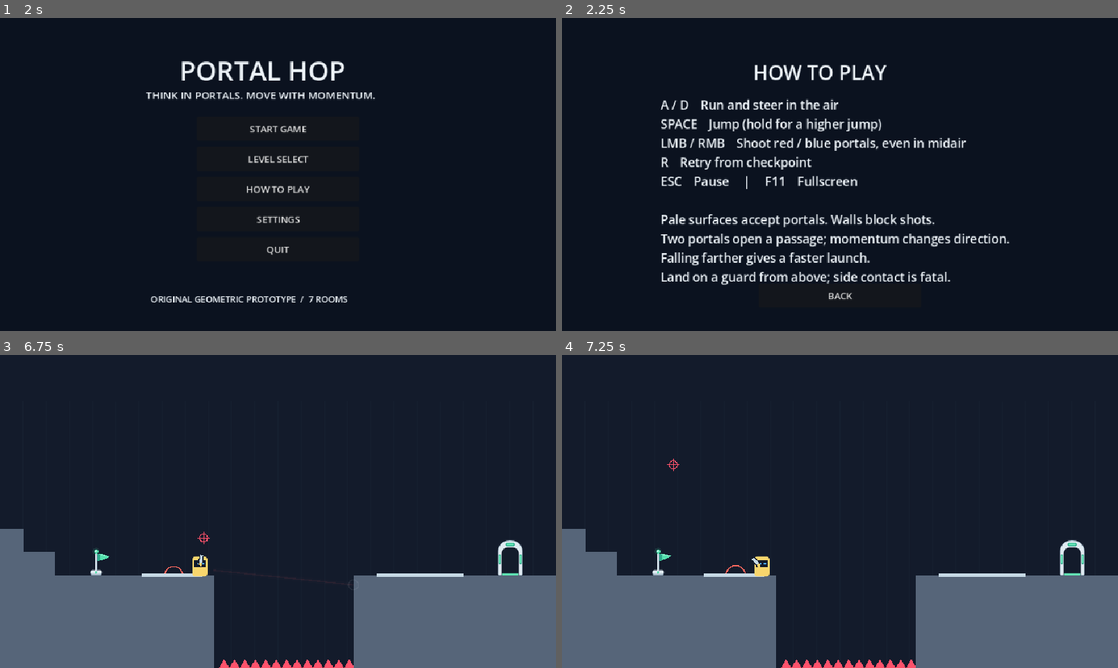
Above: before the commit, frames 1-4 (two rows, left to right).
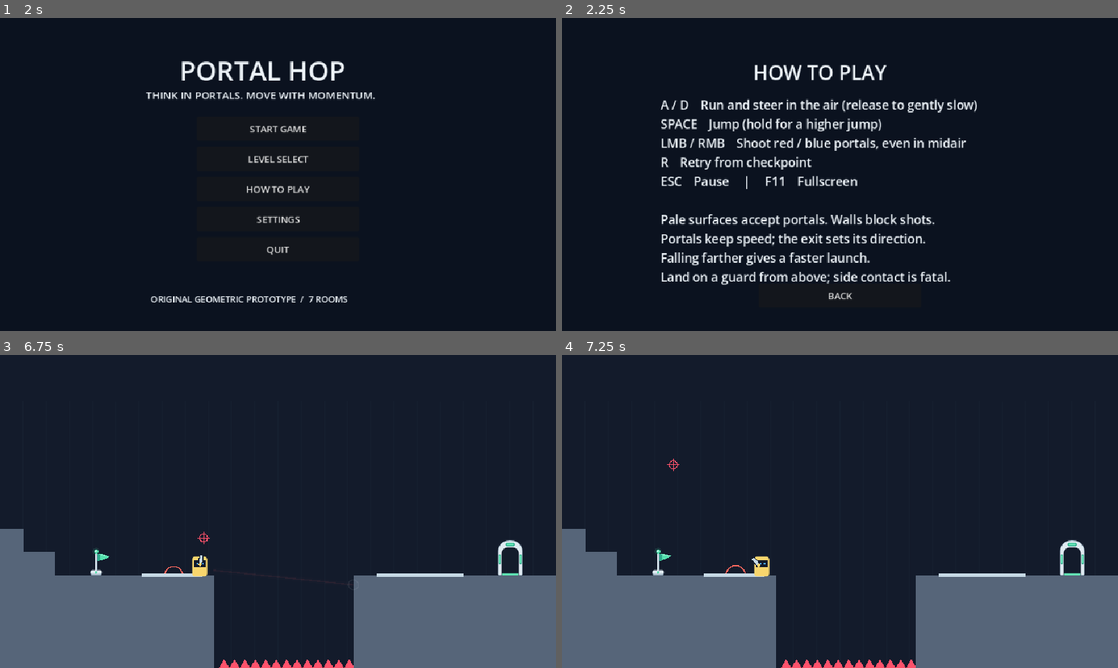
Above: after the commit, the same moments.

Repository: ackinick3/portal-hop
Game: Godot game, scene res://scenes/main.tscn
Same seed, same stepped clock (60 frames per second), same inputs: the game is played once before the commit and once after it.
Inputs (mouse positions are in pixels of both pictures, inside the frame that each line leads up to):
- Up to frame 1 (2 s): click "LEVEL SELECT" at 0.5 s; click "BACK" at 1.25 s
- Up to frame 2 (2.25 s): click "HOW TO PLAY" at 2 s
- Up to frame 3 (6.75 s): click "BACK" at 2.75 s; click "START GAME" at 3.5 s; tap Enter at 4.25 s; move the mouse to (400, 495) at 4.27 s; hold D (move_right) 4.28-5 s; hold Space (jump) 4.28-5 s; click (400, 495) at 4.42 s; drag from (166, 527) to (250, 574) at 5.02 s; tap Space (jump) at 5.75 s; move the mouse to (333, 442) at 5.77 s; hold D (move_right) 5.78-6.5 s; hold Space (jump) 5.78-6.5 s; drag from (250, 574) to (111, 464) at 6.52 s
- Up to frame 4 (7.25 s): no input

Frame 1 is identical in both runs. In frame 2, 1.6% of the frame differs, in the area x 17-81%, y 25-74%; in frame 3, less than 0.1%; in frame 4, less than 0.1%.

Commit message:
feat: simplify portal exit direction and ease seventh room

Diff:
--- a/actors/player.gd
+++ b/actors/player.gd
@@ -50,8 +50,10 @@
 		var acceleration := 2300.0 if axis == 0 else 1400.0
 		velocity.x = move_toward(velocity.x, axis * 210, acceleration * delta)
 	else:
-		# Preserve launch momentum; inputs change it gradually rather than clamping.
-		if axis != 0 and (absf(velocity.x) < 210 or signf(velocity.x) != axis):
+		# Gently settle released horizontal drift without clamping a fast launch.
+		if axis == 0:
+			velocity.x = move_toward(velocity.x, 0, 90 * delta)
+		elif absf(velocity.x) < 210 or signf(velocity.x) != axis:
 			velocity.x += axis * 380 * delta
 	velocity.y += 900 * delta
 	if buffer > 0 and coyote > 0:
--- a/levels/maps.gd
+++ b/levels/maps.gd
@@ -17,7 +17,7 @@
 		5:
 			return {"name":"AIRBORNE RELAY", "spawn":Vector2(665,115), "goal":Rect2(908,306,42,54), "blocks":[Rect2(0,480,560,60 …(436 unchanged characters)…
 		6:
-			return {"name":"MIDAIR SWITCHBACK", "spawn":Vector2(378,115), "goal":Rect2(330,6,42,54), "blocks":[Rect2(0,480,960,60),Rect2(340,130,120,18),Rect2(155,25,25,280),Rect2(780,300,20,180),Rect2(260,300,140,18),Rect2(250,210,10,60),Rect2(290,60,110,18)], "faces":[face(Vector2(480,480),Vector2(600,480),Vector2.UP),face(Vector2(180,35),Vector2(180,305),Vector2.RIGHT),face(Vector2(780,330),Vector2(780,480),Vector2.LEFT),face(Vector2(264,300),Vector2(396,300),Vector2.UP)], "hint":"Launch right. I …(143 unchanged characters)…
+			return {"name":"MIDAIR SWITCHBACK", "spawn":Vector2(378,125), "goal":Rect2(360,6,42,54), "blocks":[Rect2(0,480,960,60),Rect2(340,140,120,18),Rect2(155,25,25,280),Rect2(780,300,20,180),Rect2(200,380,150,18),Rect2(290,60,150,18)], "faces":[face(Vector2(480,480),Vector2(600,480),Vector2.UP),face(Vector2(180,35),Vector2(180,305),Vector2.RIGHT),face(Vector2(780,330),Vector2(780,480),Vector2.LEFT),face(Vector2(200,380),Vector2(350,380),Vector2.UP)], "hint":"Launch right. I …(143 unchanged characters)…
 	return {}
 
 static func face(a: Vector2, b: Vector2, n: Vector2) -> Dictionary:
--- a/portals/system.gd
+++ b/portals/system.gd
@@ -15,8 +15,8 @@
 static func tangent(n: Vector2) -> Vector2:
 	return Vector2(-n.y, n.x)
 
-static func transform_velocity(v: Vector2, n_in: Vector2, n_out: Vector2) -> Vector2:
-	return -v.dot(n_in) * n_out + v.dot(tangent(n_in)) * tangent(n_out)
+static func transform_velocity(v: Vector2, _n_in: Vector2, n_out: Vector2) -> Vector2:
+	return n_out * v.length()
 
 func configure(blocks: Array[Rect2], surfaces: Array[Dictionary]) -> void:
 	solids = blocks
--- a/scenes/main.gd
+++ b/scenes/main.gd
@@ -116,7 +116,7 @@
 	else:
 		label_at("MIDAIR SWITCHBACK",Vector2(280,74),34)
 		label_at("TWO SHOTS, ONE FLIGHT",Vector2(300,130),24)
-		label_at("1. BLUE on the left wall; walk RIGHT and shoot R …(86 unchanged characters)… : RED on the far wall, then BLUE on the revealed floor.\n\nPlace BLUE before falling below its floor. Keep your flight speed.\nThe next exit turns you upward; steer RIGHT above the high ledge.\nR retries immediately. The lower floor is safe.",Vector2(150,184),20)
+		label_at("1. BLUE on the left wall; walk RIGHT and shoot R …(86 unchanged characters)… : RED on the far wall, then BLUE on the lower side floor.\n\nThe lower BLUE floor gives more time to aim both shots.\nThe next exit points straight UP. Hold D immediately to reach the ledge.\nR retries immediately. The lower floor is safe.",Vector2(150,184),20)
 	button("START ROOM",Vector2(340,410),func(): start_level(number))
 	button("BACK",Vector2(340,462),level_select)
 
@@ -124,7 +124,7 @@
 	clear_panel()
 	backdrop()
 	label_at("HOW TO PLAY",Vector2(330,70),34)
-	label_at("A / D    Run and steer in the air\nSPACE    Jump (hold for a higher jump)\nLMB / RMB    Shoot red / blue portals, even in midair\nR    Retry from checkpoint\nESC    Pause     |     F11    Fullscreen\n\nPale surfaces accept portals. Walls block shots.\nTwo portals open a passage; momentum changes direction.\nFalling farther gives a fa …(86 unchanged characters)…
+	label_at("A / D    Run and steer in the air (release to gently slow)\nSPACE    Jump (hold for a higher jump)\nLMB / RMB    Shoot red / blue portals, even in midair\nR    Retry from checkpoint\nESC    Pause     |     F11    Fullscreen\n\nPale surfaces accept portals. Walls block shots.\nPortals keep speed; the exit sets its direction.\nFalling farther gives a fa …(86 unchanged characters)…
 	button("BACK",Vector2(340,458),menu)
 
 func settings() -> void:
--- a/tests/ceiling_route.gd
+++ b/tests/ceiling_route.gd
@@ -24,11 +24,13 @@
 	var ceiling_exit := false
 	for i in 240:
 		await physics_frame
-		if game.player.position.x > 400 and game.player.position.y < 260:
+		if game.transfers > 0:
 			ceiling_exit = true
 			Input.action_release("move_right")
-			# Preserve the portal's tangential direction; allow normal air steering toward guard.
-			Input.action_press("move_right")
+			Input.action_release("move_left")
+			# Exit is purely downward; steer toward the moving guard after coming out.
+			if game.player.position.x > game.enemy.position.x + 6: Input.action_press("move_left")
+			elif game.player.position.x < game.enemy.position.x - 6: Input.action_press("move_right")
 		if game.deaths > 0 or not game.enemy.alive: break
 	for action in ["move_left","move_right","jump"]: Input.action_release(action)
 	check(ceiling_exit,"Room 3 physically exits downward from ceiling")
--- a/tests/feedback.gd
+++ b/tests/feedback.gd
@@ -40,17 +40,26 @@
 	await frames(2)
 	player.velocity = Vector2(210, 0)
 	await frames(20)
-	check(absf(player.velocity.x - 210) < 0.01, "Ground braking adjustment leaves airborne drift unchanged")
+	check(player.velocity.x > 193 and player.velocity.x < 197, "Air release gently slows horizontal drift by about 15px/s over 20 frames")
+	check(player.velocity.y > 135 and player.velocity.y < 160, "Air drag leaves vertical gravity unchanged")
 	player.position = Vector2(200, 150)
 	player.velocity = Vector2(210, 0)
 	Input.action_press("move_left")
 	await frames(15)
 	Input.action_release("move_left")
-	check(player.velocity.x > 155 and player.velocity.x < 175, "Ground braking adjustment leaves airborne reverse control unchanged")
+	check(player.velocity.x > 155 and player.velocity.x < 175, "Reverse air control remains gradual")
 	player.position = Vector2(200, 150)
 	player.velocity = Vector2(800, 0)
 	await frames(20)
-	check(absf(player.velocity.x - 800) < 0.01, "No-input launch above run speed retains momentum")
+	check(player.velocity.x > 782 and player.velocity.x < 788, "No-input fast launch decays gently without being clamped to run speed")
+	player.position = Vector2(200,150)
+	player.velocity = Vector2(10,0)
+	await frames(40)
+	check(player.velocity.x == 0,"Air release stops small drift without reversing it")
+	player.position = Vector2(200,150)
+	player.velocity = Vector2(0,-400)
+	await frames(20)
+	check(player.velocity.y > -265 and player.velocity.y < -240,"Air drag never damps an upward launch")
 	player.set_process(false)
 	check(player.has_method("aim_at"), "Gun supports mouse-target aiming")
 	if player.has_method("aim_at"):
--- a/tests/level4.gd
+++ b/tests/level4.gd
@@ -42,7 +42,7 @@
 				crossed = true
 				exit_velocity = game.player.velocity
 				release()
-				Input.action_press("move_left")
+				Input.action_press("move_right" if ceiling else "move_left")
 			if crossed and game.player.is_on_floor() and absf(game.player.position.y - 270) < 1 and game.player.position.x > 480:
 				landed = true
 				release()
@@ -53,7 +53,7 @@
 		print("ROOM4_ROUTE ",setting," ceiling=",ceiling," exit_velocity=",exit_velocity," end=",game.player.position," landed=",landed," deaths=",game.deaths)
 		check(crossed,"Route physically traverses a portal")
 		check(exit_velocity.y > 0 if ceiling else exit_velocity.y < 0,"Exit vertical direction matches chosen surface")
-		check(landed,"Route lands on the actual goal platform")
+		check(landed or ceiling and game.state == "won","Floor route lands; downward ceiling route may touch the gate in midair")
 		check(game.state == "won" and game.deaths == 0,"Route completes without death")
 	game.start_level(3)
 	await frames(4)
--- a/tests/level5.gd
+++ b/tests/level5.gd
@@ -43,12 +43,6 @@
 					release()
 					Input.action_press("move_right")
 			else:
-				if delay < 40 and game.enemy.alive and game.player.position.x > 260:
-					Input.action_release("move_right")
-					Input.action_press("move_left")
-				elif not game.enemy.alive:
-					Input.action_release("move_left")
-					Input.action_press("move_right")
 				if game.player.is_on_floor() and not Input.is_action_pressed("jump") and game.player.position.x > 660:
 					Input.action_press("jump")
 					jump_hold = 50
@@ -63,7 +57,7 @@
 		print("ROOM5_ROUTE delay=",delay," launch=",max_speed," guard_alive=",game.enemy.alive," end=",game.player.position," deaths=",game.deaths)
 		check(floor_placed and launched and max_speed > 650,"Fifth route uses actual gravity launch")
 		check(game.state == "won" and game.deaths == 0,"Fifth route reaches the goal without death")
-		check(not game.enemy.alive if delay < 40 else game.enemy.alive,"Braking route stomps; forward route legally bypasses guard")
+		check(not game.enemy.alive,"Forward launch stomps the guard without the old early braking")
 	var tutorial = load("res://ui/tutorial.gd")
 	game.start_level(4)
 	await frames(4)
--- a/tests/level7.gd
+++ b/tests/level7.gd
@@ -19,10 +19,10 @@
 	var game = load("res://scenes/main.tscn").instantiate()
 	game.persistence_enabled = false
 	root.add_child(game)
-	for setting in [Vector3(6,320,-4),Vector3(18,320,0),Vector3(30,320,4),Vector3(18,420,0),Vector3(-1,320,0)]:
+	for setting in [Vector3(18,280,-8),Vector3(36,280,0),Vector3(54,280,8),Vector3(30,420,0),Vector3(-1,280,0)]:
 		var shot_gap := int(setting.x)
-		var wall_target := Vector2(780,430 + setting.z)
-		var floor_target := Vector2(300 + setting.z,300)
+		var wall_target := Vector2(780,440 + setting.z)
+		var floor_target := Vector2(240 + setting.z,380)
 		game.start_level(6)
 		await frames(4)
 		check(game.portals.candidate(game.gun_origin(),floor_target,1).is_empty(),"New floor exit is occluded from spawn")
@@ -49,7 +49,7 @@
 				if first_speed == 0:
 					first_speed = game.player.velocity.length()
 					release()
-					check(game.portals.candidate(game.gun_origin(),floor_target,1).is_empty(),"Baffle hides new exit immediately after first launch")
+					check(not game.portals.candidate(game.gun_origin(),floor_target,1).is_empty(),"Lower exit can be aimed at immediately after the first launch")
 				if shot_gap >= 0 and not airborne_red and game.player.position.x > setting.y:
 					airborne_red = not game.player.is_on_floor() and game.portals.shoot(game.gun_origin(),wall_target,0)
 					if airborne_red: red_frame = i
@@ -60,7 +60,7 @@
 				if up_speed == 0:
 					up_speed = -game.player.velocity.y
 					print("SWITCHBACK_EXIT ",game.player.position," v=",game.player.velocity)
-				if game.player.position.y < 40:
+					check(absf(game.player.velocity.x) < 0.01,"Upward exit has no inherited sideways drift")
 					Input.action_press("move_right")
 				if game.player.is_on_floor() and absf(game.player.position.y - 45) < 1: landed = true
 			if game.state == "won" or game.deaths > 0: break
@@ -83,12 +83,12 @@
 	check(marker_at(tutorial.guidance(6,game.portals.doors,0,game.player.position),Vector2(180,170)),"Seventh guidance starts with its own initial wall")
 	game.portals.shoot(game.gun_origin(),Vector2(180,170),1)
 	check(marker_at(tutorial.guidance(6,game.portals.doors,0,game.player.position),Vector2(530,480)),"Seventh guidance then suggests the initial floor")
-	check(marker_at(tutorial.guidance(6,game.portals.doors,1,game.player.position),Vector2(780,430)),"First launch highlights replacement RED wall")
+	check(marker_at(tutorial.guidance(6,game.portals.doors,1,game.player.position),Vector2(780,440)),"First launch highlights replacement RED wall")
 	# Inspect later marker states using the actual successful placement data already tested above.
-	game.portals.doors[0] = {"p":Vector2(780,430),"n":Vector2.LEFT}
-	check(marker_at(tutorial.guidance(6,game.portals.doors,1,game.player.position),Vector2(300,300)),"Replacing RED advances to revealed BLUE floor")
-	game.portals.doors[1] = {"p":Vector2(300,300),"n":Vector2.UP}
-	check(marker_at(tutorial.guidance(6,game.portals.doors,1,game.player.position),Vector2(780,430)),"Completed airborne pair highlights entry wall")
+	game.portals.doors[0] = {"p":Vector2(780,440),"n":Vector2.LEFT}
+	check(marker_at(tutorial.guidance(6,game.portals.doors,1,game.player.position),Vector2(240,380)),"Replacing RED advances to lower BLUE floor")
+	game.portals.doors[1] = {"p":Vector2(240,380),"n":Vector2.UP}
+	check(marker_at(tutorial.guidance(6,game.portals.doors,1,game.player.position),Vector2(780,440)),"Completed airborne pair highlights entry wall")
 	check(tutorial.guidance(6,game.portals.doors,2,game.player.position).markers.is_empty(),"Upward launch clears setup markers")
 	for direction in ["move_left","move_right"]:
 		game.start_level(6)
--- a/tests/physical_orientations.gd
+++ b/tests/physical_orientations.gd
@@ -32,6 +32,9 @@
 			if not crossed:
 				failures += 1
 				print("FAIL PHYSICAL ",n_in," -> ",n_out," pos=",player.position)
+			elif absf(player.velocity.dot(Vector2(-n_out.y,n_out.x))) > 0.01 or player.velocity.dot(n_out) <= 0:
+				failures += 1
+				print("FAIL EXIT DIRECTION ",n_in," -> ",n_out," velocity=",player.velocity)
 			room.queue_free()
 			await process_frame
 	print("PHYSICAL_ORIENTATION_PAIRS=16 FAILURES=",failures)
--- a/tests/portals.gd
+++ b/tests/portals.gd
@@ -10,7 +10,10 @@
 		for b in normals:
 			var v: Vector2 = -a * 765 + Vector2(-a.y, a.x) * 123
 			var out: Vector2 = script.transform_velocity(v, a, b)
-			if absf(out.length() - v.length()) > 0.01 or absf(out.dot(b) - 765) > 0.01:
+			if not out.is_equal_approx(b * v.length()):
 				failed += 1
+			for sample in [Vector2.ZERO, -a * 0.01 + Vector2(-a.y,a.x) * 40, -a * 2000]:
+				var redirected: Vector2 = script.transform_velocity(sample,a,b)
+				if not redirected.is_equal_approx(b * sample.length()): failed += 1
 	print("PORTAL_VECTOR_TEST_FAILURES=", failed)
 	quit(0 if failed == 0 else 1)
--- a/tests/stability.gd
+++ b/tests/stability.gd
@@ -55,7 +55,7 @@
 	root.add_child(player)
 	await frames(600)
 	check(count[0] >= 20 and count[0] <= 70,"Continuous traversal stays finite and active for 600 physics frames")
-	check(player.position.is_finite() and absf(player.velocity.x + 900) < 0.01,"Close-portal loop preserves horizontal launch speed")
+	check(player.position.is_finite() and player.velocity.x < -400 and player.velocity.x > -950,"Close-portal loop remains bounded with gentle horizontal drag")
 	check(player.dead_time == 0,"Close-portal loop does not trap or kill player")
 	print("CONTINUOUS_TRANSFERS=",count[0])
 	player.queue_free()
--- a/ui/tutorial.gd
+++ b/ui/tutorial.gd
@@ -8,12 +8,12 @@
 	var blue := Color("4ba9ff")
 	if level == 6:
 		if transfers >= 2:
-			return {"text":"Ride the upward launch. Once above the goal ledge, steer RIGHT and land. R retries.", "markers":[]}
+			return {"text":"The exit points straight UP. Hold RIGHT now to land on the wide goal ledge. R retries.", "markers":[]}
 		if transfers == 1:
 			if doors[0].is_empty() or doors[0].n != Vector2.LEFT:
-				return {"text":"First airborne shot: move RED to the far wall ahead.", "markers":[marker(Vector2(780,430),red,"RED AHEAD",Vector2.LEFT)]}
+				return {"text":"First airborne shot: move RED to the far wall ahead.", "markers":[marker(Vector2(780,440),red,"RED AHEAD",Vector2.LEFT)]}
 			if doors[1].is_empty() or doors[1].n != Vector2.UP:
-				return {"text":"Second airborne shot: move BLUE to the floor revealed past the baffle.", "markers":[marker(Vector2(300,300),blue,"BLUE REVEALED",Vector2.UP)]}
+				return {"text":"Second airborne shot: move BLUE to the lower side floor. You have more time before dropping below it.", "markers":[marker(Vector2(240,380),blue,"BLUE LOWER FLOOR",Vector2.UP)]}
 			return {"text":"Both shots ready. Keep your launch speed and enter the wall RED.", "markers":[marker(doors[0].p,red,"TURN UP",Vector2.LEFT)]}
 		if doors[1].is_empty():
 			return {"text":"Place BLUE on the left wall before leaving the starting ledge.", "markers":[marker(Vector2(180,170),blue,"BLUE WALL",Vector2.RIGHT)]}
@@ -34,7 +34,7 @@
 		return {"text":"Fall through RED. After exiting the ceiling, shoot BLUE at the left wall while airborne.", "markers":[marker(doors[0].p,red,"FIRST FALL",Vector2.UP)]}
 	if level == 4:
 		if transfers > 0:
-			return {"text":"Steer LEFT to descend onto the guard, then steer RIGHT after the bounce. Or land beyond it and jump to the exit.", "markers":[]}
+			return {"text":"Keep moving RIGHT to descend onto the guard, then continue after the bounce toward the exit.", "markers":[]}
 		if doors[1].is_empty():
 			return {"text":"Place BLUE high on the left wall to clear the starting ledge.", "markers":[marker(Vector2(120,90),blue,"BLUE HIGH",Vector2.RIGHT)]}
 		if doors[0].is_empty():
@@ -42,6 +42,8 @@
 		return {"text":"Fall into RED for the launch. R retries and restores the guard.", "markers":[marker(doors[0].p,red,"FALL IN",Vector2.UP)]}
 	if level == 3:
 		if transfers > 0:
+			if not doors[1].is_empty() and doors[1].n == Vector2.DOWN:
+				return {"text":"The ceiling exit points DOWN. Steer RIGHT toward the raised goal.", "markers":[]}
 			return {"text":"TURN COMPLETE! Steer LEFT to land on the raised platform, then walk to the green exit. Missed it? R retries.", "markers":[]}
 		if doors[1].is_empty():
 			return {"text":"1 / 3   RMB: place BLUE on the upper right floor. Optional: try the ceiling for a different exit direction.", "markers":[marker(Vector2(830,300),blue,"BLUE FLOOR",Vector2.UP)]}
Not shown, changed: docs/build-manifest.txt
Binary file changed: docs/level-select.png
Binary file changed: docs/room1.png
Binary file changed: docs/room2.png
Binary file changed: docs/room3.png
Binary file changed: docs/room4.png
Binary file changed: docs/room5.png
Binary file changed: docs/room6-briefing.png
Binary file changed: docs/room6.png
Binary file changed: docs/room7-briefing.png
Binary file changed: docs/room7.png
Not shown, changed: PROJECT_STATE.md
(and 19 more such lines)
